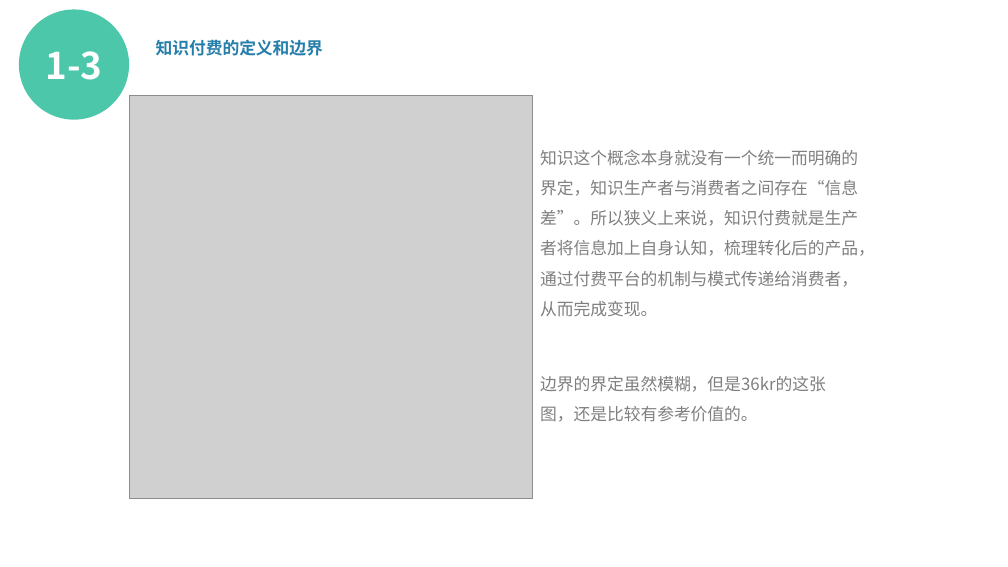
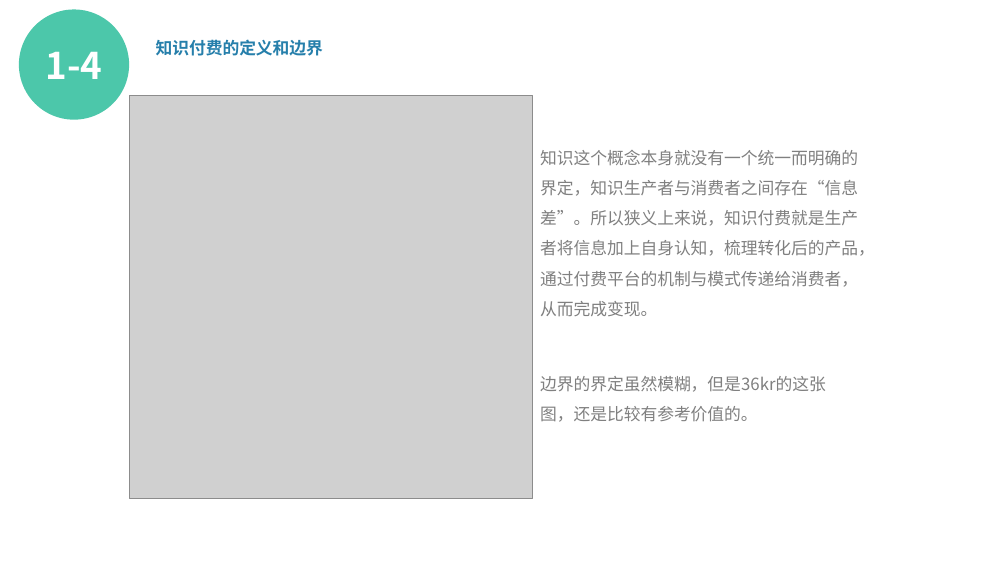
Before and after one commit to izhouping/KPA, a slide deck: slide 7 of 项目演示.pptx (slide 6 before the commit). Drawn at 1008x567 pixels with LibreOffice and Linux fonts; fonts in the diff are those of the drawing; grey boxes stand for pictures. Boxes give left, top, right and bottom in pixels: in the first picture for what was removed or moved away, otherwise in the second. Text is boxed around its words. In the diff, an @@ line names an element or a change of style, - is before the commit and + after.

```diff
--- a/项目演示.pptx
+++ b/项目演示.pptx
@@ text in ellipse at (45, 51, 102, 79): text changed @@
-1-3
+1-4
```
Also in this commit, not shown: 17 other slides changed, 4 slides added, 1 slide removed, 1 other file.
